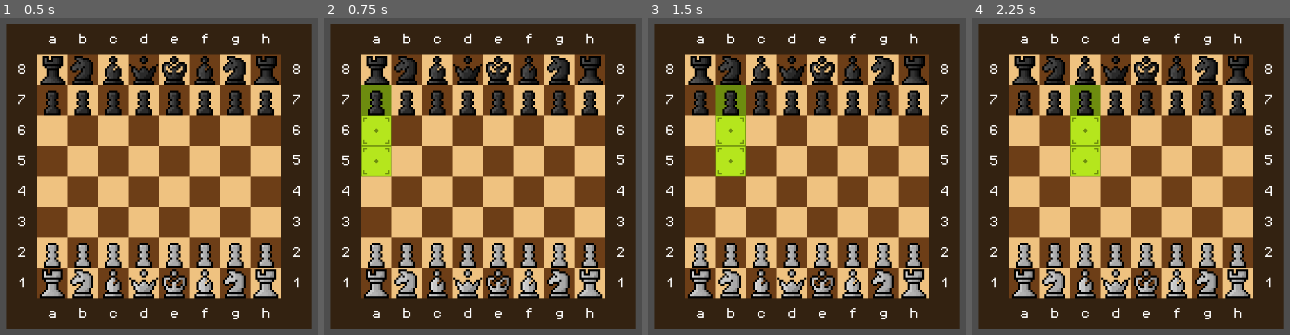
Above: before the commit, frames 1-4 (left to right).
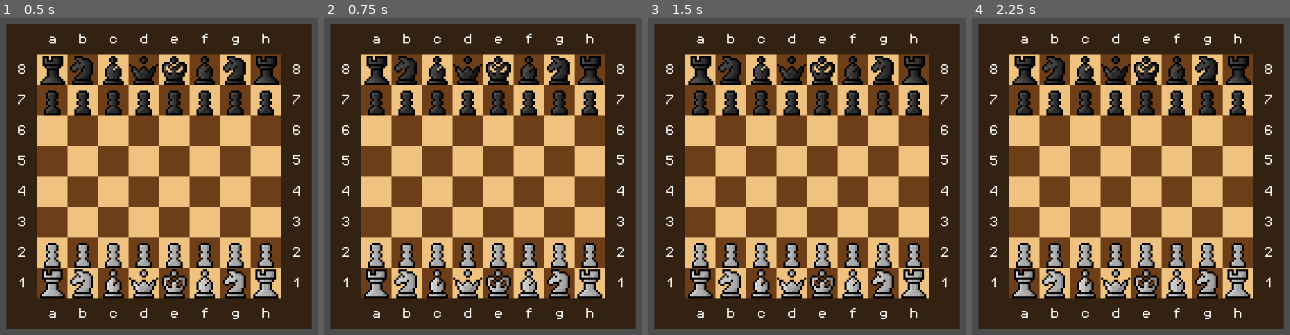
Above: after the commit, the same moments.

Repository: f-atwi/chess
Game: Godot game, scene res://scenes/main.tscn
Two runs of this game, one before a commit and one after it. Both use one fixed random seed, a clock stepped at 60 frames per second and the inputs below.
Inputs (mouse positions are in pixels of both pictures, inside the frame that each line leads up to):
- Up to frame 1 (0.5 s): no input
- Up to frame 2 (0.75 s): tap Enter at 0.5 s; move the mouse to (374, 100) at 0.52 s; click (374, 100) at 0.6 s
- Up to frame 3 (1.5 s): tap Space at 1.25 s; move the mouse to (730, 100) at 1.27 s; click (730, 100) at 1.35 s
- Up to frame 4 (2.25 s): tap Enter at 2 s; move the mouse to (1086, 100) at 2.02 s; click (1086, 100) at 2.1 s

Frame 1 is identical in both runs. In frame 2, 2.5% of the frame differs, in the area x 11-22%, y 21-51%; in frame 3, 2.5%, in the area x 21-31%, y 21-51%; in frame 4, 2.5%.

Commit message:
remove states, handle input in manager, remove area2d for pieces

Diff:
--- a/scenes/main.tscn
+++ b/scenes/main.tscn
@@ -1,11 +1,8 @@
-[gd_scene load_steps=7 format=3 uid="uid://bfly24huoap2f"]
+[gd_scene load_steps=4 format=3 uid="uid://bfly24huoap2f"]
 
 [ext_resource type="Script" path="res://scripts/manager.gd" id="1_pswhs"]
 [ext_resource type="PackedScene" uid="uid://c4y6p5ixm43pe" path="res://scenes/chessboard.tscn" id="2_iv4mf"]
 [ext_resource type="PackedScene" uid="uid://d0yx13jf10558" path="res://scenes/piece.tscn" id="3_o25cj"]
-[ext_resource type="Script" path="res://scripts/state.gd" id="4_5sah3"]
-[ext_resource type="Script" path="res://scripts/select.gd" id="5_erl5r"]
-[ext_resource type="Script" path="res://scripts/move.gd" id="6_12l82"]
 
 [node name="Main" type="Node2D"]
 
@@ -152,13 +149,3 @@
 [node name="Camera2D" type="Camera2D" parent="Board"]
 position = Vector2(168, -168)
 drag_left_margin = 0.0
-
-[node name="State" type="Node" parent="Board"]
-unique_name_in_owner = true
-script = ExtResource("4_5sah3")
-
-[node name="Select" type="Node" parent="Board/State"]
-script = ExtResource("5_erl5r")
-
-[node name="Move" type="Node" parent="Board/State"]
-script = ExtResource("6_12l82")
--- a/scenes/piece.tscn
+++ b/scenes/piece.tscn
@@ -1,14 +1,6 @@
-[gd_scene load_steps=3 format=3 uid="uid://d0yx13jf10558"]
+[gd_scene load_steps=2 format=3 uid="uid://d0yx13jf10558"]
 
 [ext_resource type="Script" path="res://scripts/piece.gd" id="2_mjwaj"]
 
-[sub_resource type="RectangleShape2D" id="RectangleShape2D_dw4b0"]
-size = Vector2(44, 44)
-
-[node name="Piece" type="Area2D"]
+[node name="Piece" type="Sprite2D"]
 script = ExtResource("2_mjwaj")
-
-[node name="CollisionShape2D" type="CollisionShape2D" parent="."]
-shape = SubResource("RectangleShape2D_dw4b0")
-
-[node name="Sprite2D" type="Sprite2D" parent="."]
--- a/scripts/manager.gd
+++ b/scripts/manager.gd
@@ -10,7 +10,7 @@
 
 @export var rotate_black := false
 
-var turn := true
+var turn := Utils.Allegiance.WHITE
 var highlighted_moves: Array[Vector2i] = []
 var highlighted_takes: Dictionary = {}
 var highlighted: Array[Vector2i] = []
@@ -23,7 +23,17 @@
 func _unhandled_input(event: InputEvent) -> void:
 	if event is InputEventMouseButton and event.is_action_released("click"):
 		event = make_input_local(event)
-		state.trigger_action.emit(Utils.Action.MOVE, { "coords" :local_to_map(event.position) })
+		var coords := local_to_map(event.position)
+		if not Utils.is_within_bounds(coords):
+			return
+		var piece: Piece = Utils.occupancy_grid[coords]
+		if coords in highlighted_moves or coords in highlighted_takes:
+			move(coords)
+		elif piece and piece._allegiance == turn:
+			if piece == selected:
+				unselect()
+			else:
+				select(piece)
 
 
 func _ready() -> void:
@@ -31,14 +41,15 @@
 		pass
 
 
-func select(params: Dictionary) -> bool:
-	if params["piece"].is_queued_for_deletion(): # is there a better way?
-		return false
-	unhighlight()
-	if selected == params["piece"]:
-		selected = null
-		return false
-	selected = params["piece"]
+func switch_turn() -> void:
+	if turn == Utils.Allegiance.WHITE:
+		turn = Utils.Allegiance.BLACK
+	else:
+		turn = Utils.Allegiance.WHITE
+
+
+func select(piece: Piece) -> void:
+	selected = piece
 	var moves: Dictionary = selected.behaviour.get_valid_moves(
 		selected.position_board,
 		selected._allegiance,
@@ -52,19 +63,25 @@
 		highlight_take(tile_pos, moves["takes"][tile_pos])
 	highlighted_moves = moves["moves"]
 	highlighted_takes = moves["takes"]
-	return true
 
 
-func move(params: Dictionary) -> void:
-	var coords: Vector2i = params["coords"]
+func unselect() -> void:
+	selected = null
+	unhighlight()
+
+
+func move(coords: Vector2i) -> void:
 	if coords in highlighted_moves:
 		Utils.move_piece(selected.position_board, coords)
 		selected.move(coords)
+		unhighlight()
 	elif highlighted_takes.has(coords):
 		highlighted_takes[coords].die()
 		Utils.move_piece(selected.position_board, coords)
 		selected.move(coords)
-
+		unhighlight()
+	selected = null
+	switch_turn()
 
 func highlight_move(coords: Vector2i) -> void:
 	highlighted_moves.append(coords)
--- a/scripts/move.gd
+++ /dev/null
@@ -1,15 +0,0 @@
-extends Node
-
-
-@onready var state: Node = %State
-@onready var board: TileMapLayer = %Board
-
-
-func handle_actions(action: Utils.Action, params: Dictionary) -> void:
-	match action:
-		Utils.Action.SELECT:
-			if not board.select(params):
-				state.set_state("Select")
-		Utils.Action.MOVE:
-			board.move(params)
-			state.set_state("Select")
--- a/scripts/piece.gd
+++ b/scripts/piece.gd
@@ -1,5 +1,5 @@
 class_name Piece
-extends Area2D
+extends Sprite2D
 
 
 const TEXTURE_PATH = "res://assets/{color}_{piece_type}.png"
@@ -25,13 +25,10 @@
 
 var _allegiance: Utils.Allegiance = Utils.Allegiance.WHITE
 var _first_move := true
-var _last_click: int = 0
 
 var behaviour: Behaviour
 
 @onready var board: TileMapLayer = %Board
-@onready var sprite_2d: Sprite2D = $Sprite2D
-@onready var state: Node = %State
 
 
 func _ready() -> void:
@@ -44,18 +41,6 @@
 	Utils.occupancy_grid[position_board] = self
 
 
-func _input_event(_viewport: Viewport, event: InputEvent, _shape_idx: int) -> void:
-	if event is InputEventMouseButton and event.is_action_released("click"):
-		var current_click := Time.get_ticks_msec()
-		if current_click - _last_click > 30:
-			_last_click = current_click
-			select()
-
-
-func select() -> void:
-	state.trigger_action.emit(Utils.Action.SELECT, { "piece": self })
-
-
 func move(coords: Vector2i) -> void:
 	_first_move = false
 	position_board = coords
@@ -66,7 +51,7 @@
 
 
 func _load_texture() -> void:
-	sprite_2d.texture = load(TEXTURE_PATH.format({
+	texture = load(TEXTURE_PATH.format({
 		"color": get_parent().name.to_lower(),
 		"piece_type": Utils.Type.find_key(piece_type).to_lower()
 	}))
--- a/scripts/select.gd
+++ /dev/null
@@ -1,12 +0,0 @@
-extends Node
-
-
-@onready var state: Node = %State
-@onready var board: TileMapLayer = %Board
-
-
-func handle_actions(action: Utils.Action, params: Dictionary) -> void:
-	match action:
-		Utils.Action.SELECT:
-			board.select(params)
-			state.set_state("Move")
--- a/scripts/state.gd
+++ /dev/null
@@ -1,20 +0,0 @@
-extends Node
-
-
-signal trigger_action(action: Utils.Action)
-
-var current_state: Node
-
-
-func _ready() -> void:
-	set_state("Select")
-
-
-func set_state(state_name: String) -> void:
-	print(state_name)
-	if current_state:
-		if current_state.name == state_name:
-			return
-		trigger_action.disconnect(current_state.handle_actions)
-	current_state = get_node(state_name)
-	trigger_action.connect(current_state.handle_actions, )
